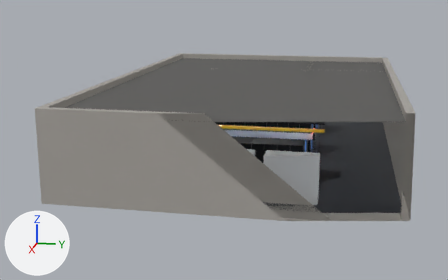
The glTF model assets/building/B2.glb, before and after one commit.
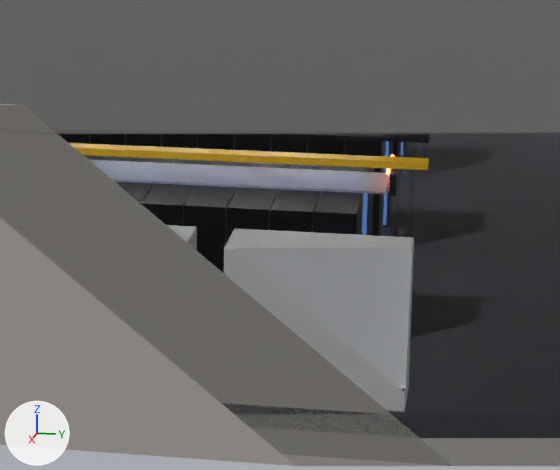
Each version is shown whole from a camera (50 mm lens) standing at (37.9, 5.4, 1.1) and looking at (0.8, -2.0, -8.1), then close up on the part from 44% to 81% of the width and 29% to 79% of the height. Arrows for +X, +Y and +Z are at lower left; the lights stay in place. The last two pictures show the newer version. Everything nearer to the camera than a plane just in front of the edit is cut away. Where no turn or scale is listed for an object, it has been applied to the vertices.

The older version as bpy lines, for what is in view:
```python
ob_aisle_door = bpy.data.objects.new('aisle_door', me_aisle_door)
ob_aisle_door.location = (3.0, 4.02, -7.0)
ob_containment_roof = bpy.data.objects.new('containment_roof', me_containment_roof)
ob_containment_roof.location = (3.0, -1.25, -5.88)
ob_lv_b2 = bpy.data.objects.new('LV_B2', me_lv_b2)
ob_lv_b2.location = (0.0, 0.0, -6.47)
```
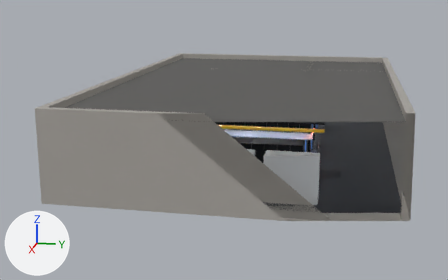
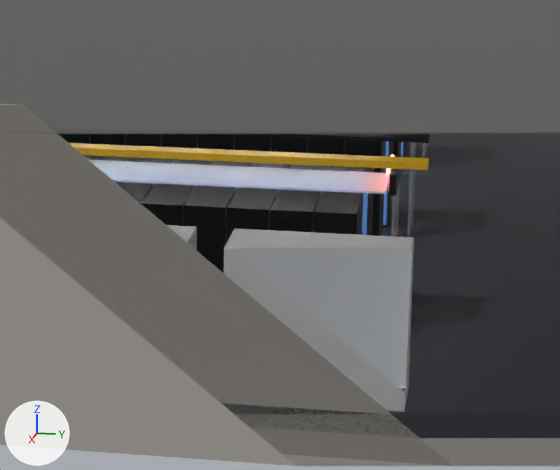
The change, as a list of edits to the scene's bpy script:
```text
Change mat_m_glass_frost:
    remove mat_m_glass_frost.transmission_weight = 0.9
    mat_m_glass_frost.alpha: 1.0 -> 0.35
Change mat_m_glass:
    remove mat_m_glass.transmission_weight = 1.0
```

Pixel boxes (x1, y1, x2, y2) of what changed, in the close-ups (560 x 470 px):
'containment_roof', surface changed: (89, 160, 389, 194) in both
'aisle_door', surface changed: (391, 142, 427, 237) in both
